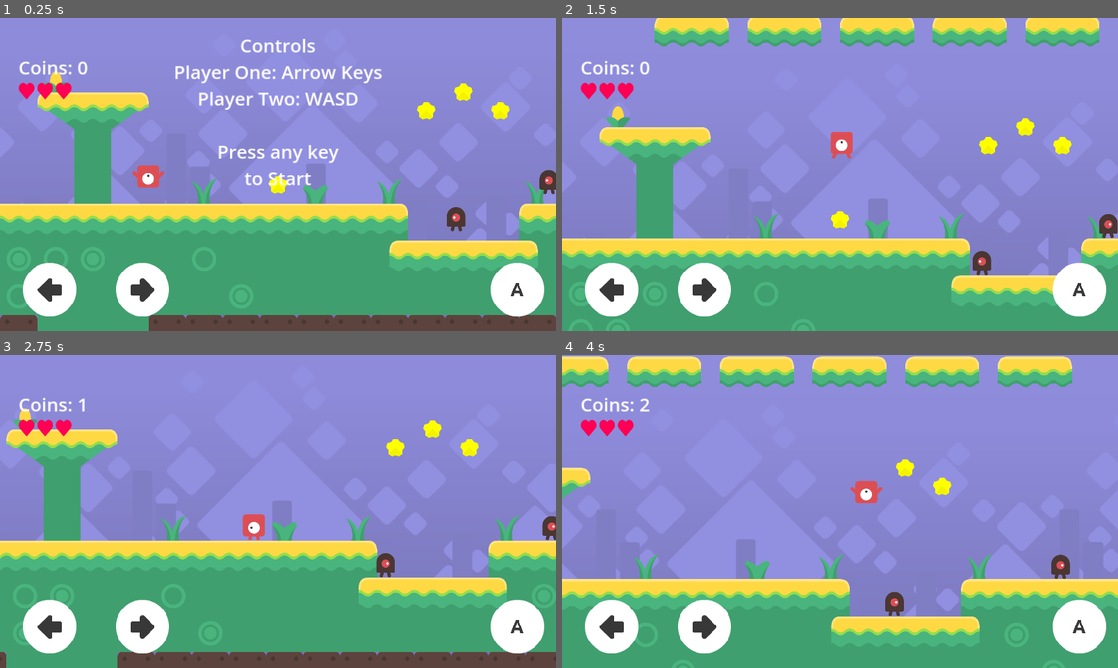
Above: before the commit, frames 1-4 (two rows, left to right).
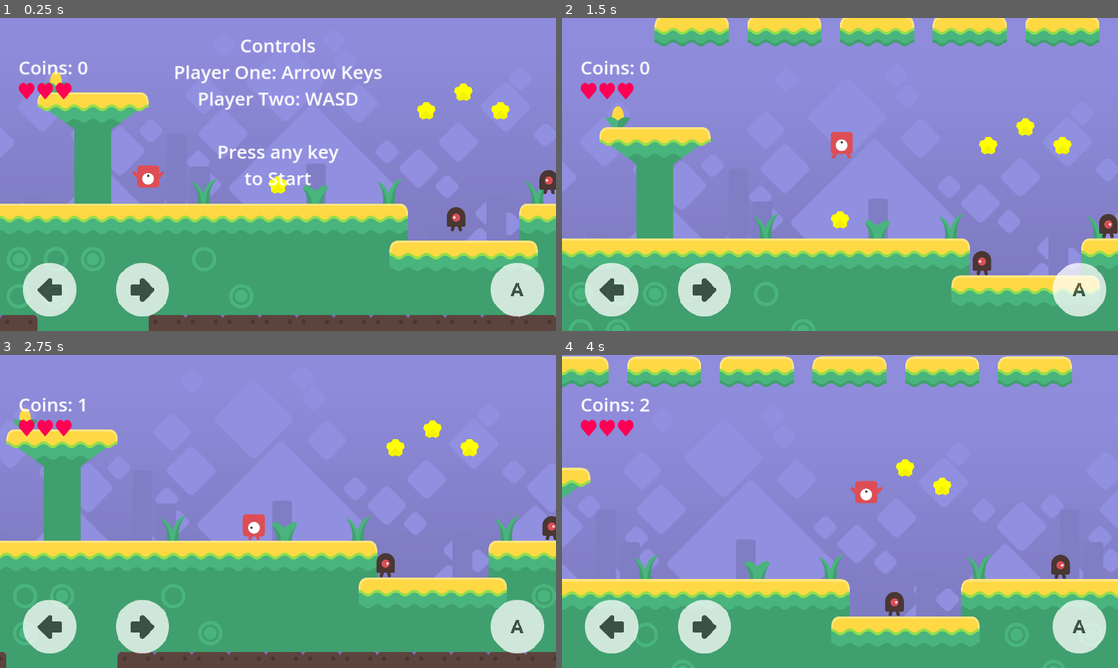
Above: after the commit, the same moments.

Repository: endlessm/moddable-platformer
Game: Godot game, scene res://main.tscn
Same seed, same stepped clock (60 frames per second), same inputs: the game is played once before the commit and once after it.
Inputs (mouse positions are in pixels of both pictures, inside the frame that each line leads up to):
- Up to frame 1 (0.25 s): no input
- Up to frame 2 (1.5 s): tap Enter at 0.5 s; move the mouse to (962, 158) at 0.52 s; hold Right (player_1_right) from 0.53 s (still down); tap A (player_2_left) at 0.6 s; click (962, 158) at 0.67 s; tap Up (player_1_jump) at 0.77 s; move the mouse to (728, 190) at 1.27 s; tap D (player_2_right) at 1.35 s
- Up to frame 3 (2.75 s): tap Up (player_1_jump) at 1.52 s; move the mouse to (333, 442) at 2.02 s; release Right (player_1_right) at 2.03 s; hold Left (player_1_left) from 2.03 s (still down); tap A (player_2_left) at 2.1 s
- Up to frame 4 (4 s): move the mouse to (812, 574) at 2.77 s; release Left (player_1_left) at 2.78 s; hold Right (player_1_right) from 2.78 s (still down); tap D (player_2_right) at 2.85 s; click (812, 574) at 2.92 s; tap Up (player_1_jump) at 3.02, 3.77 s; move the mouse to (1006, 558) at 3.52 s; tap A (player_2_left) at 3.6 s

The runs differ from the first frame. In frame 1, 3.8% of the frame differs, in the area x 4-98%, y 78-96%; in frame 2, 3.8%; in frame 3, 3.8%; in frame 4, 3.8%.

Commit message:
hud: Make touch screen buttons semitransparent
Previously, an enemy could creep up on you by being underneath one of
the buttons. This was more of a problem in multiplayer games, where the
camera zooms out only as far as necessary to fit both players on the
screen. Of course, there aren't touch controls for the second player,
but the learner could always add them.

Set the buttons to 75% opacity.

Diff:
--- a/hud.tscn
+++ b/hud.tscn
@@ -106,6 +106,7 @@
 stretch_mode = 1
 
 [node name="MovePlayerLeft" type="TouchScreenButton" parent="."]
+modulate = Color(1, 1, 1, 0.74902)
 texture_filter = 1
 position = Vector2(80, 845)
 scale = Vector2(2.3, 2.3)
@@ -116,6 +117,7 @@
 visibility_mode = 1
 
 [node name="MovePlayerRight" type="TouchScreenButton" parent="."]
+modulate = Color(1, 1, 1, 0.74902)
 texture_filter = 1
 position = Vector2(400, 845)
 scale = Vector2(2.3, 2.3)
@@ -126,6 +128,7 @@
 visibility_mode = 1
 
 [node name="Jump" type="TouchScreenButton" parent="."]
+modulate = Color(1, 1, 1, 0.74902)
 texture_filter = 1
 position = Vector2(1695, 845)
 scale = Vector2(2.3, 2.3)
